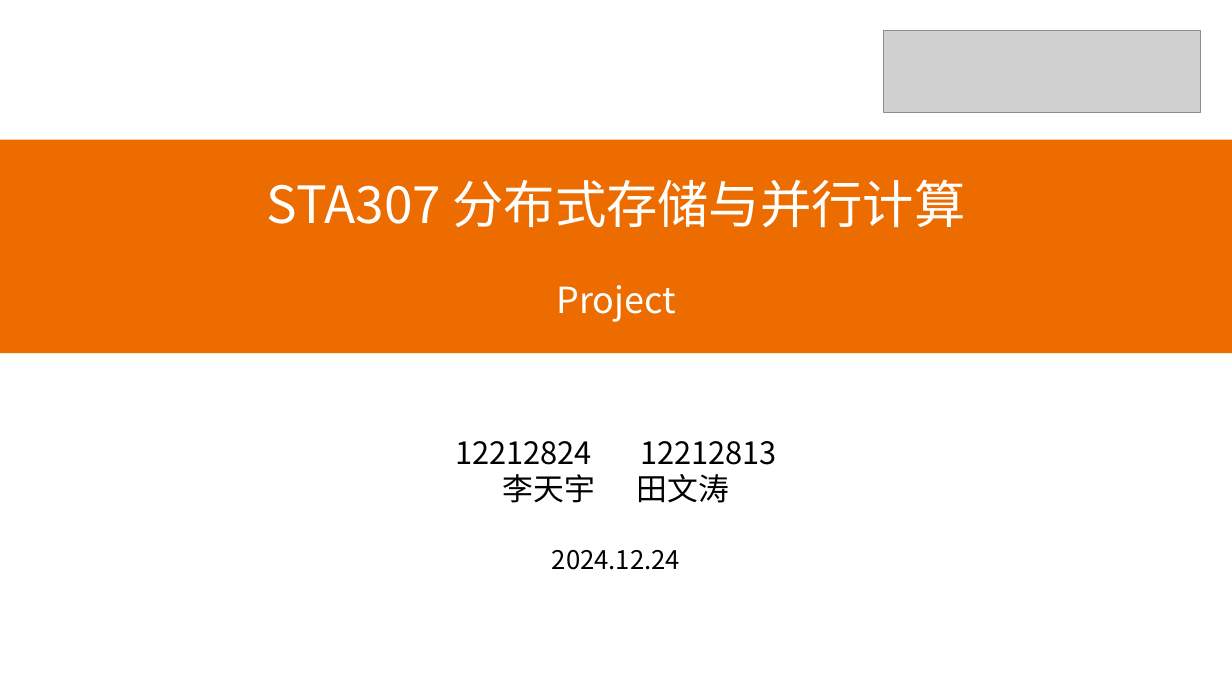
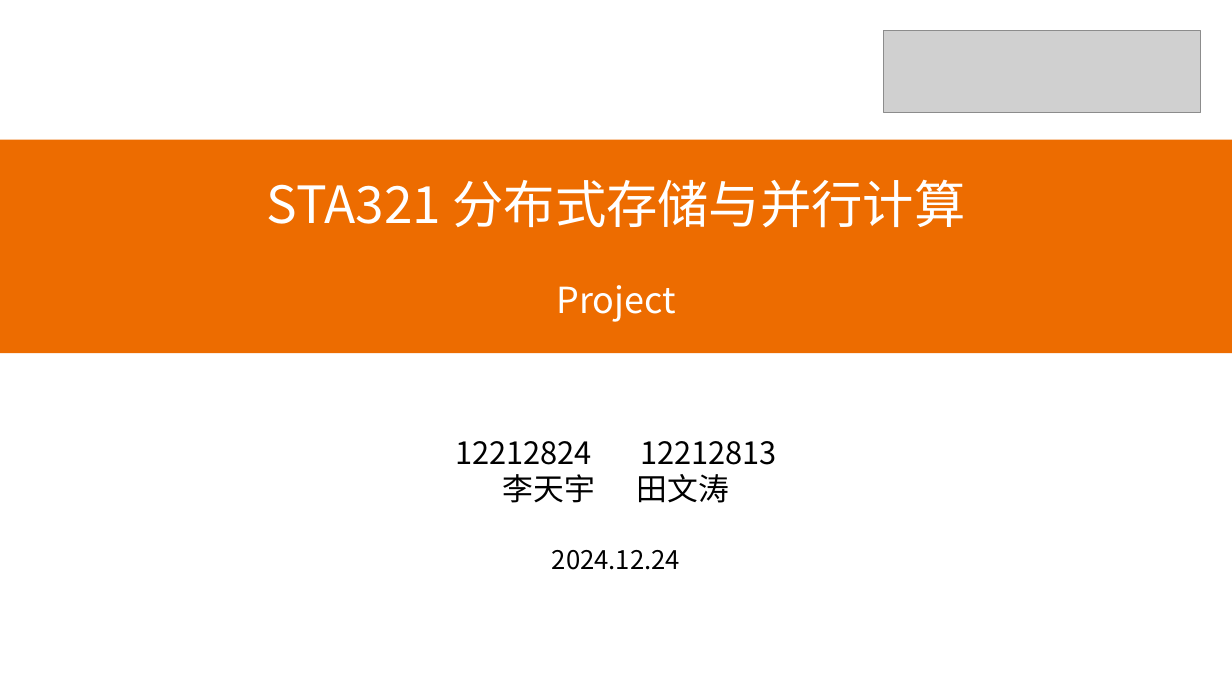
Before and after one commit to JackTianyuLi/STA321-project, a slide deck: slide 1 of presentation slide.pptx. Drawn at 1232x693 pixels with LibreOffice and Linux fonts; fonts in the diff are those of the drawing; grey boxes stand for pictures. Boxes give left, top, right and bottom in pixels: in the first picture for what was removed or moved away, otherwise in the second. Text is boxed around its words. In the diff, an @@ line names an element or a change of style, - is before the commit and + after.

```diff
--- a/presentation slide.pptx
+++ b/presentation slide.pptx
@@ text in rectangle at box(267, 179, 966, 228): text changed @@
-STA307 分布式存储与并行计算
+STA321 分布式存储与并行计算
```
Also in this commit, not shown: 3 other slides changed, 2 other files.
